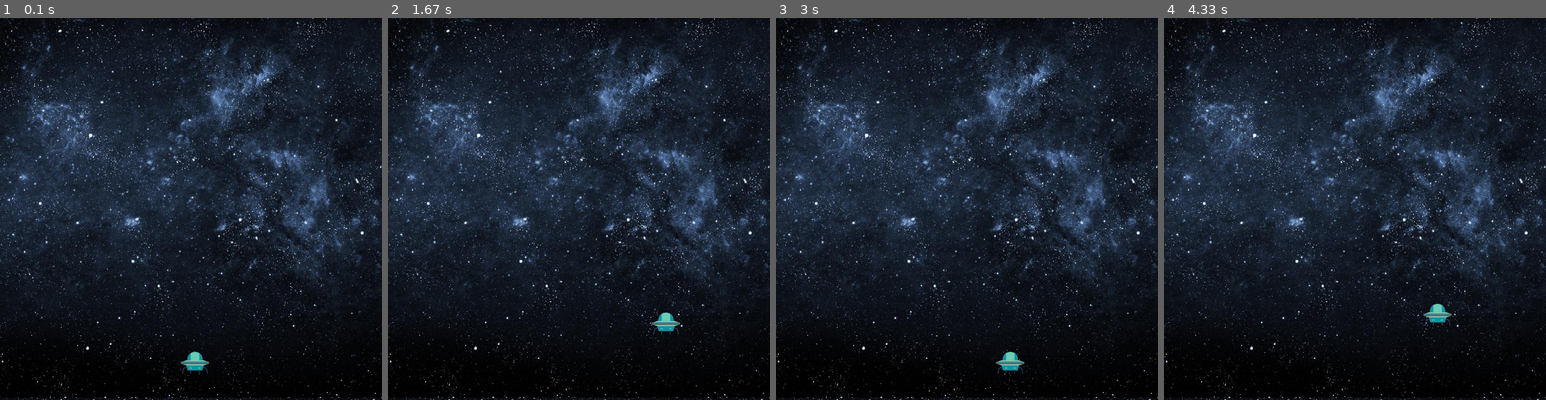
Above: before the commit, frames 1-4 (left to right).
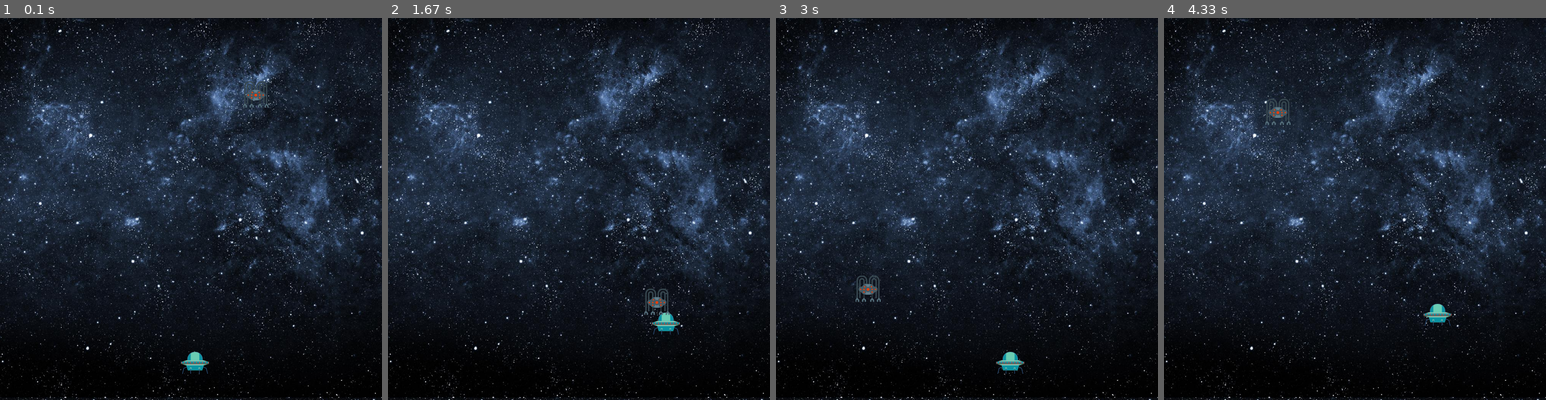
Above: after the commit, the same moments.

Repository: harmonytrevena/pygame_practice
Game: pygame game, started from space_wars.py
The game is run twice, just before and just after one commit, with the same random seed, the same clock (stepped at 60 frames per second) and the same inputs.
Inputs:
- Up to frame 1 (0.1 s): no input
- Up to frame 2 (1.67 s): tap Space at 0.33, 0.73, 1.03, 1.23, 1.57 s; hold Right 0.67-1.13 s; hold Up 1.17-1.47 s; hold Right from 1.5 s (still down)
- Up to frame 3 (3 s): tap Space at 1.87, 2.07, 2.37, 2.63, 2.97 s; release Right at 1.97 s; hold Left 2-2.53 s; hold Down 2.57-2.87 s; hold Left from 2.9 s (still down)
- Up to frame 4 (4.33 s): tap Space at 3.27, 3.4, 3.8, 4.1 s; release Left at 3.3 s; hold Up 3.33-3.7 s; hold Right from 3.73 s (still down)

The runs differ from the first frame. In frame 1, 0.2% of the frame differs, in the area x 63-71%, y 16-24%; in frame 2, 0.3%, in the area x 67-74%, y 70-78%; in frame 3, 0.2%; in frame 4, 0.2%.

Commit message:
Added an enemy to the 'Space Wars' game to add more functionality.

Diff:
--- a/space_wars.py
+++ b/space_wars.py
@@ -1,4 +1,5 @@
 import pygame
+import random
 
 # Required to initalize pygame.
 pygame.init()
@@ -19,9 +20,34 @@
 player_x_change = 0
 player_y_change = 0
 
+# Added player bullet.
+player_bullet_image = pygame.image.load('Pygame_Practice_Player_Bullet.png')
+player_bullet_location_x = 0
+# How can I make this location equal to the location of the player????
+player_bullet_location_y = 600
+player_bullet_change = 10
+player_bullet_state = "ready"
+
+# Add the enemy image.
+enemy_image = pygame.image.load('Pygame_Practice_Enemy.png')
+enemy_location_x = random.randint(0, 700)
+enemy_location_y = random.randint(0, 325)
+enemy_x_change = 4
+enemy_y_change = 4
+
 # Added player function that uses the blit method to put the player image on the game screen.
 def player(x, y):
     screen.blit(player_image, (x, y))
+
+# Added global to allow the function to be called from inside this function.
+def fire_bullet(x, y):
+    global player_bullet_state
+    player_bullet_state = "fire"
+    screen.blit(player_bullet_image, (x + 16, y + 10))
+
+# Added player function that uses the blit method to put the player image on the game screen.
+def enemy(x, y):
+    screen.blit(enemy_image, (x, y))
 
 # Game Loop: While loop used to keep the game window open until user closes.
 running = True
@@ -43,6 +69,8 @@
                 player_y_change = -4
             if event.key == pygame.K_DOWN:
                 player_y_change = 4
+            if event.key == pygame.K_SPACE:
+                fire_bullet(player_location_x, player_bullet_location_y)
         if event.type == pygame.KEYUP:
             if event.key == pygame.K_LEFT or event.key == pygame.K_RIGHT:
                 player_x_change = 0
@@ -51,7 +79,44 @@
 
 
     player_location_x += player_x_change
+    # This statement adds a boundary to are player to ensure it stays on the screen.
+    if player_location_x <= 0:
+        player_location_x = 0
+    elif player_location_x >= 636:
+        player_location_x = 636
+
     player_location_y += player_y_change
+    if player_location_y <= 0:
+        player_location_y = 0
+    elif player_location_y >= 636:
+        player_location_y = 636
+
+    # Enemy movement.
+    enemy_location_x += enemy_x_change
+
+    if enemy_location_x <= 0:
+        enemy_x_change = 4
+        enemy_location_y += enemy_y_change
+    elif enemy_location_x >= 636:
+        enemy_x_change = -4
+        enemy_location_y += enemy_y_change
+
+    enemy_location_y += enemy_y_change
+    if enemy_location_y <= 0:
+        enemy_y_change = 2
+        enemy_location_x += enemy_x_change
+    elif enemy_location_y >= 636:
+        enemy_y_change = -4
+        enemy_location_x += enemy_x_change
+
+    # Bullet movement.
+    if player_bullet_state is "fire":
+        fire_bullet(player_location_x, player_bullet_location_y)
+        player_bullet_location_y -= player_bullet_change
+
+
+
     # This calls the player function and adds it to the game board.
     player(player_location_x, player_location_y)
+    enemy(enemy_location_x, enemy_location_y)
     pygame.display.update()
Binary file added: Pygame_Practice_Enemy.png
Binary file added: Pygame_Practice_Player_Bullet.png
